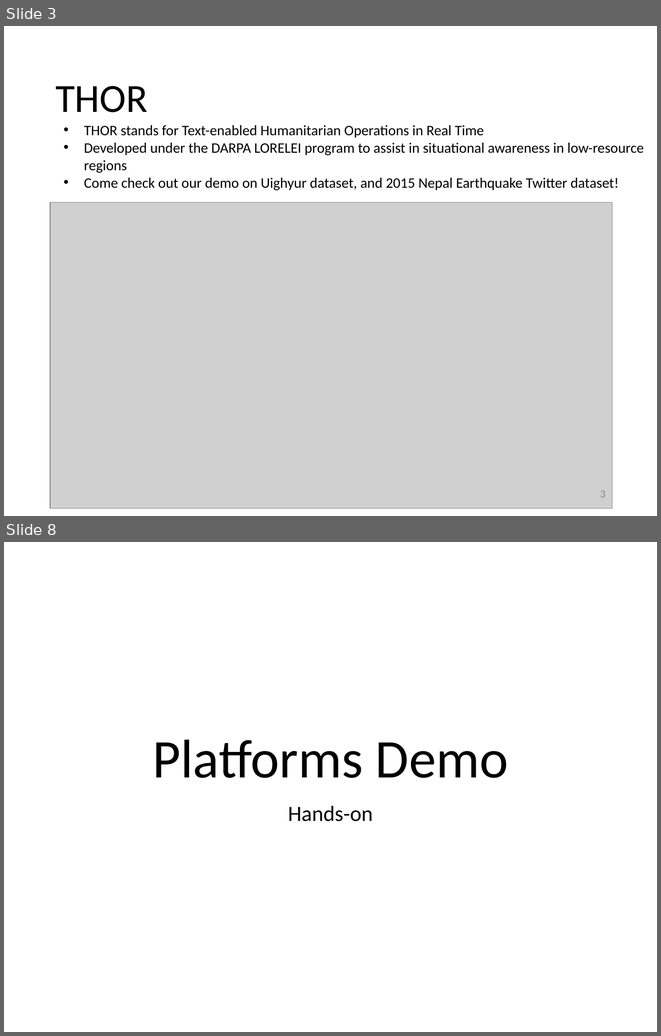
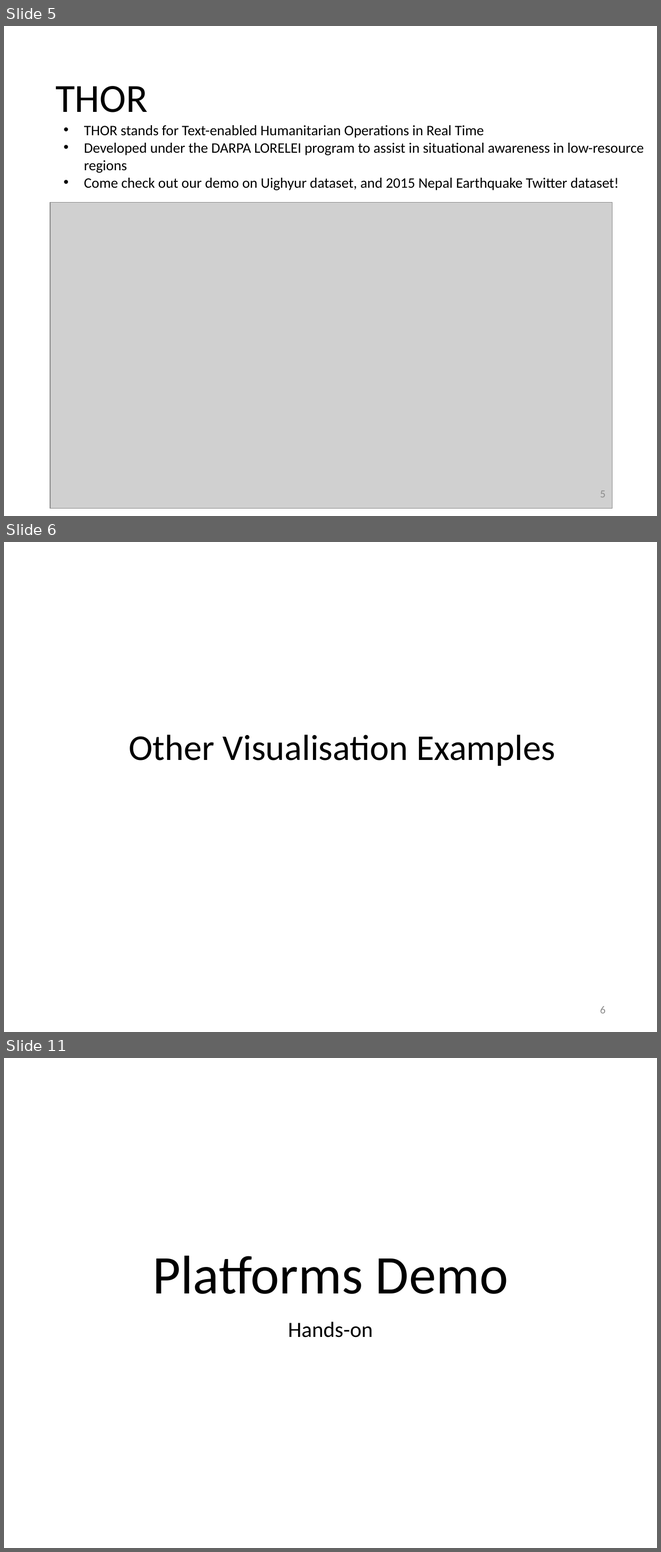
Before and after one commit to evhart/smasac-tutorial, a slide deck: slides/pptx/6-visualisation.pptx. Shown one above the other, each under a label of ours: slides 3 and 8 before the commit, slides 5, 6 and 11 after it; the slides between them are not shown. The pictures are 661x1036 and 661x1552 pixels, drawn with LibreOffice and Linux fonts; fonts in the diff are those of the drawing; grey boxes stand for pictures. Boxes give left, top, right and bottom in pixels: in the first picture for what was removed or moved away, otherwise in the second. Text is boxed around its words. In the diff, an @@ line names an element or a change of style, - is before the commit and + after.

Commit message:
Updating 6-visualisation

```diff
--- a/slides/pptx/6-visualisation.pptx
+++ b/slides/pptx/6-visualisation.pptx
@@ slide 6 added at bbox=[4, 542, 657, 1032], background #FFFFFF @@
@@ title added at bbox=[129, 734, 555, 766], 40 pt, text #000000 @@
+Other Visualisation Examples
@@ page number added at bbox=[600, 1006, 606, 1013], 12 pt, text #8C8C8C @@
+6
@@ what was slide 3 is now slide 5 @@
@@ page number at bbox=[600, 490, 606, 497]: text changed @@
-3
+5
@@ what was slide 8 is now slide 11 @@
```
Also in this commit, not shown: 4 slides changed, 2 other slides added.
